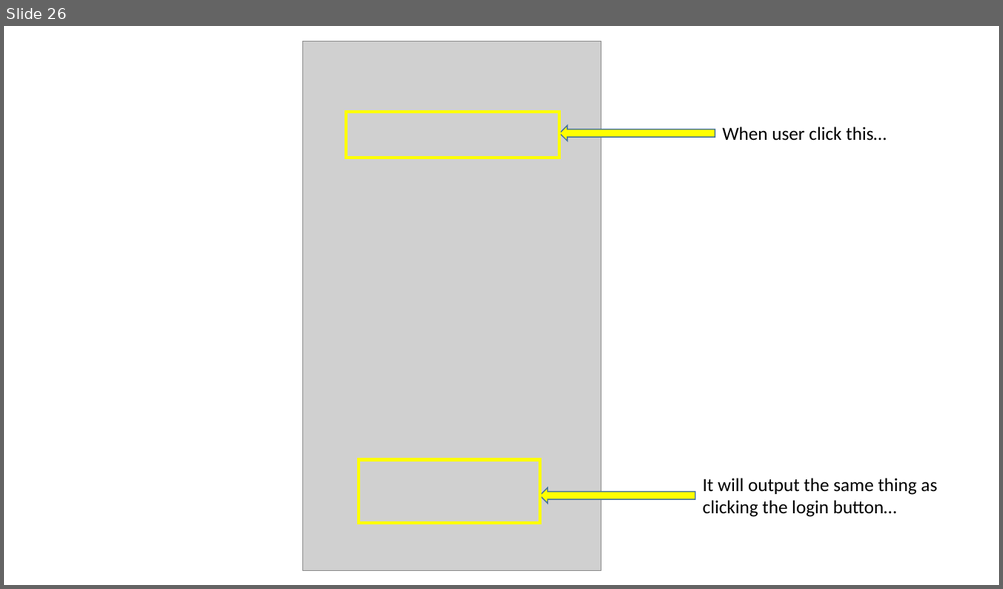
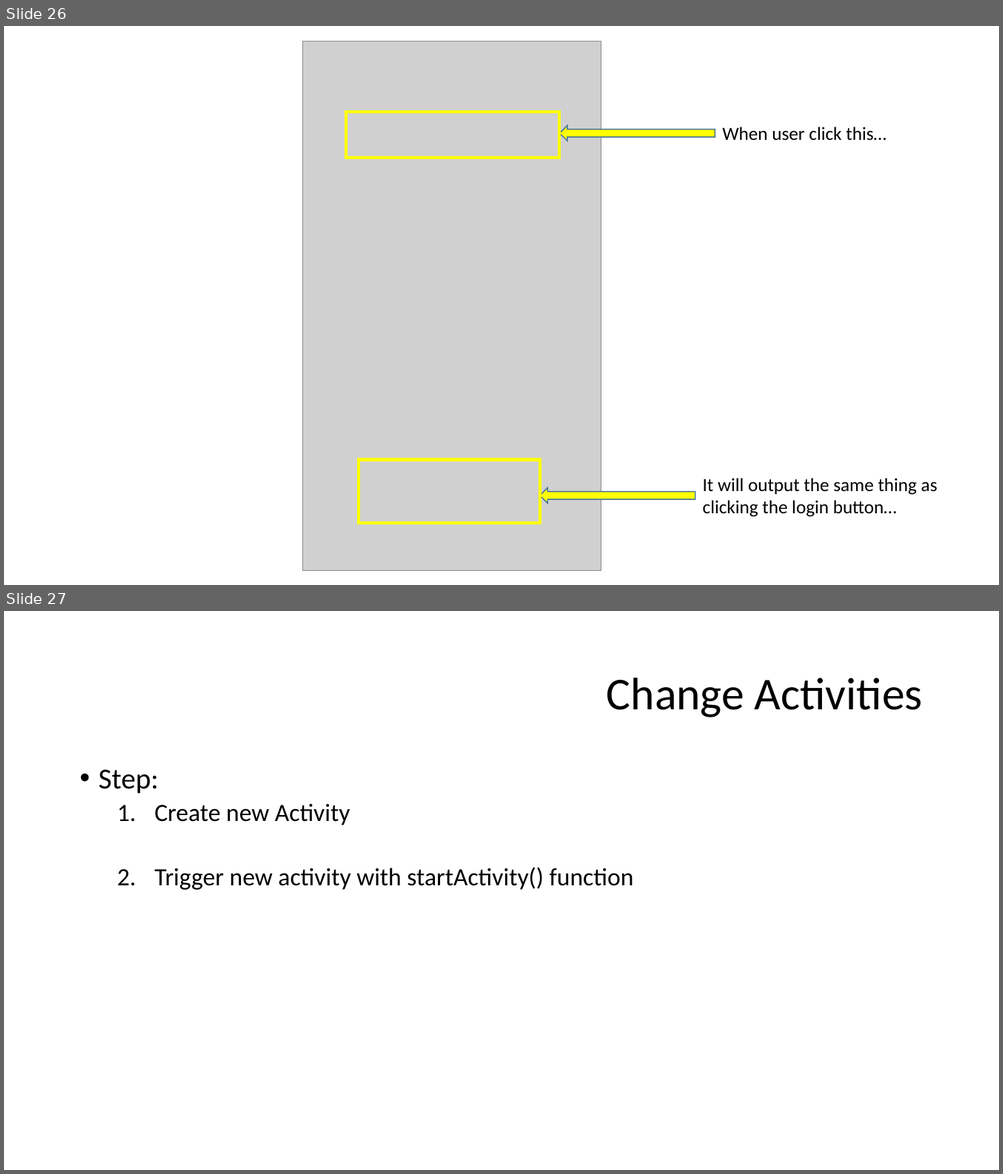
Before and after one commit to Nadzmi-Freelance/Android-Training, a slide deck: presentation/project.pptx. Shown one above the other, each under a label of ours: slide 26 before the commit, slides 26 and 27 after it. The pictures are 1003x589 and 1003x1174 pixels, drawn with LibreOffice and Linux fonts; fonts in the diff are those of the drawing; grey boxes stand for pictures. Boxes give left, top, right and bottom in pixels: in the first picture for what was removed or moved away, otherwise in the second. Text is boxed around its words. In the diff, an @@ line names an element or a change of style, - is before the commit and + after.

```diff
--- a/presentation/project.pptx
+++ b/presentation/project.pptx
@@ slide 27 added at bbox=[4, 611, 999, 1170], background #FFFFFF @@
@@ title added at bbox=[606, 678, 922, 718], 44 pt, text #000000 @@
+Change Activities
@@ text added at bbox=[99, 769, 634, 890], 24 pt, text #000000 @@
+• Step:
+  1. Create new Activity
+  2. Trigger new activity with startActivity() function
```
Also in this commit, not shown: 4 other slides added, 11 other files.
